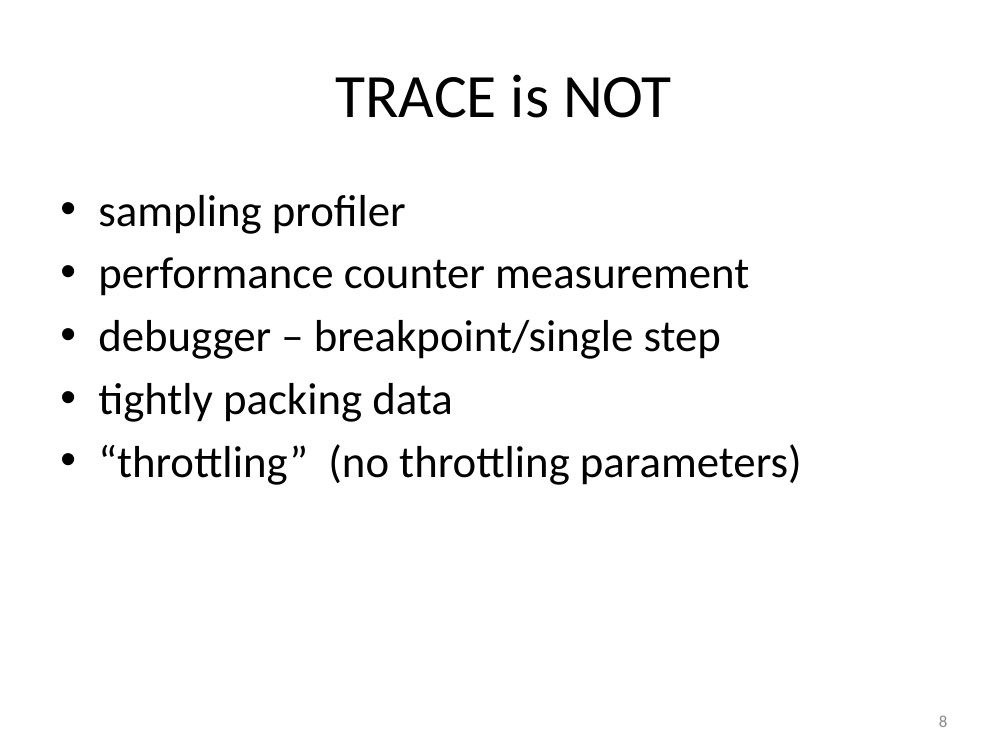
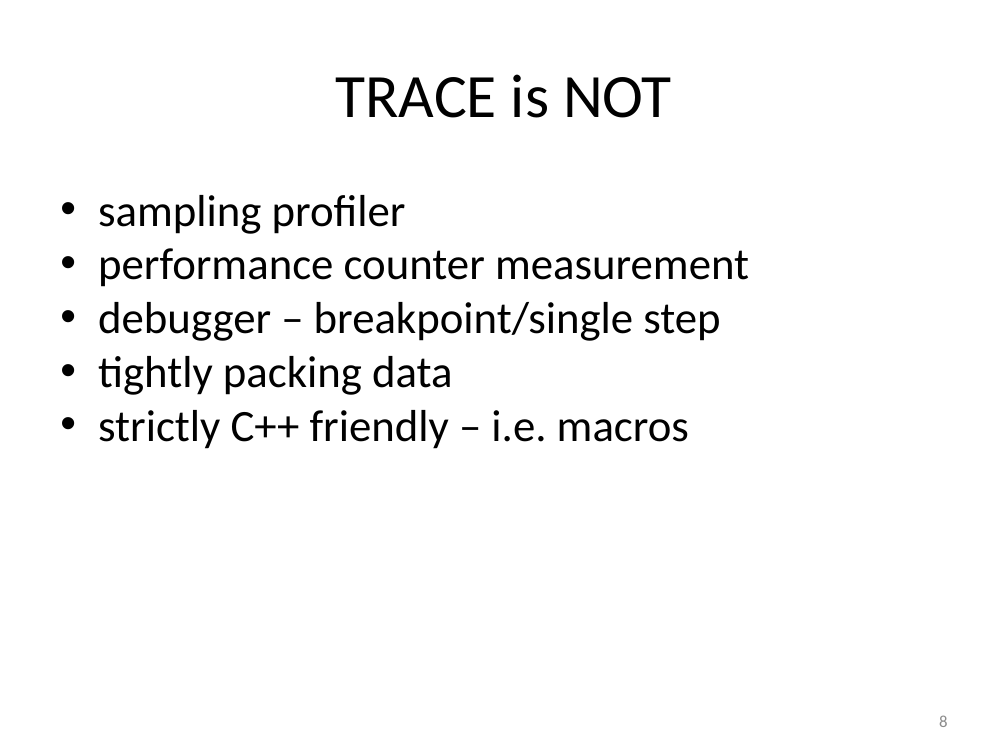
Before and after one commit to art-daq/trace, a slide deck: slide 8 of doc/trace.pptx. Drawn at 1008x756 pixels with LibreOffice and Linux fonts; fonts in the diff are those of the drawing. Boxes give left, top, right and bottom in pixels: in the first picture for what was removed or moved away, otherwise in the second. Text is boxed around its words. In the diff, an @@ line names an element or a change of style, - is before the commit and + after.

Commit message:
TRACE release v3_13_11

```diff
--- a/doc/trace.pptx
+++ b/doc/trace.pptx
@@ text at <box>98,195,749,395</box>: indent changed; less space between paragraphs @@
@@ text at <box>98,410,689,449</box>: text changed @@
-• “throttling” (no throttling parameters)
+• strictly C++ friendly – i.e. macros
```
Also in this commit, not shown: 14 other slides changed, 30 other files.
